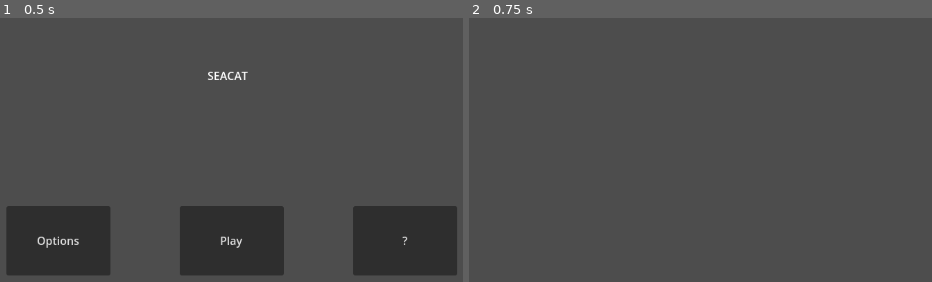
Above: before the commit, frames 1-2 (left to right).
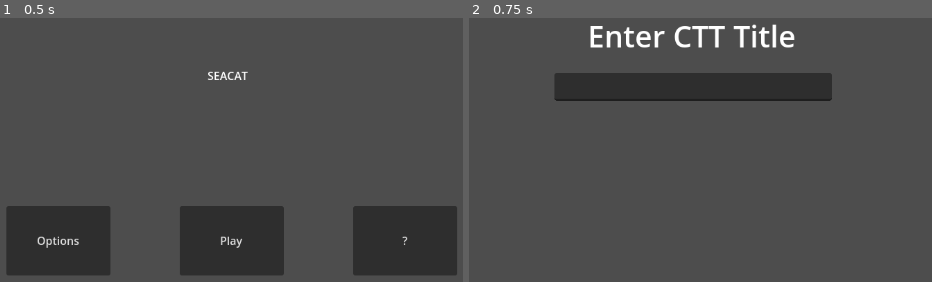
Above: after the commit, the same moments.

Repository: phan-andrew/demo3
Game: Godot game, scene res://start_screen.tscn
The game is run twice, just before and just after one commit, with the same random seed, the same clock (stepped at 60 frames per second) and the same inputs.
Inputs:
- Up to frame 1 (0.5 s): no input
- Up to frame 2 (0.75 s): click "Play" at 0.5 s

Frame 1 is identical in both runs. In frame 2, 7.8% of the frame differs, in the area x 18-79%, y 2-32%.

Commit message:
Added starting prompts

Diff:
--- a/home_screen.tscn
+++ b/home_screen.tscn
@@ -1,3 +1,8 @@
-[gd_scene format=3 uid="uid://c0lk8ms1uploi"]
+[gd_scene load_steps=2 format=3 uid="uid://c0lk8ms1uploi"]
+
+[ext_resource type="PackedScene" uid="uid://sis1u3rdone5" path="res://starting_prompts.tscn" id="1_xo1g2"]
 
 [node name="HomeScreen" type="Node2D"]
+scale = Vector2(2.664, 1.55898)
+
+[node name="Node2D" parent="." instance=ExtResource("1_xo1g2")]
--- a/progress_bar.tscn
+++ b/progress_bar.tscn
@@ -5,3 +5,4 @@
 offset_top = 84.0
 offset_right = 940.0
 offset_bottom = 111.0
+value = 5.0
--- /dev/null
+++ b/starting_prompts.tscn
@@ -0,0 +1,20 @@
+[gd_scene load_steps=2 format=3 uid="uid://sis1u3rdone5"]
+
+[sub_resource type="Theme" id="Theme_up4de"]
+default_font_size = 43
+
+[node name="Node2D" type="CanvasLayer"]
+
+[node name="Label" type="Label" parent="."]
+offset_left = 412.0
+offset_top = 125.0
+offset_right = 711.0
+offset_bottom = 184.0
+theme = SubResource("Theme_up4de")
+text = "Enter CTT Title"
+
+[node name="LineEdit" type="LineEdit" parent="."]
+offset_left = 364.0
+offset_top = 208.0
+offset_right = 764.0
+offset_bottom = 248.0
